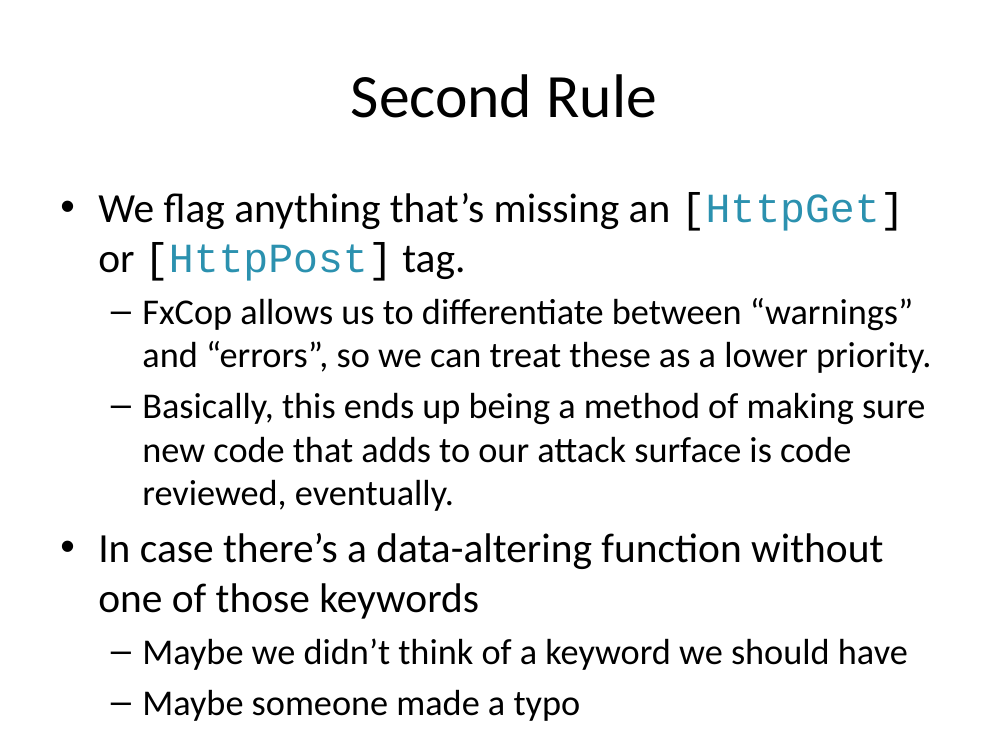
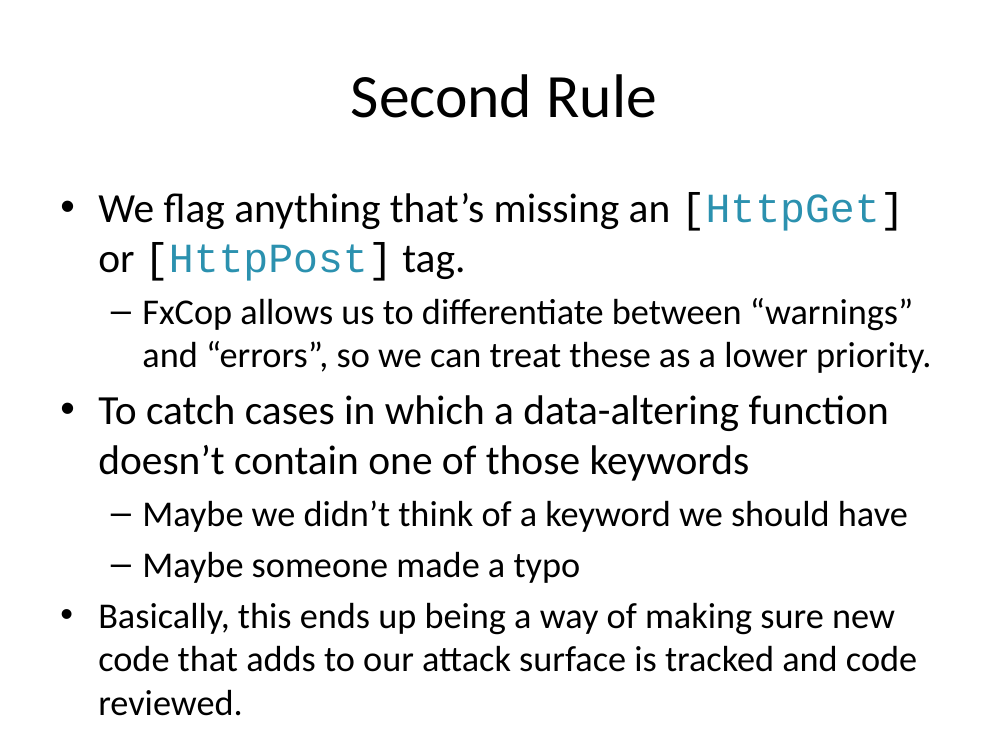
Before and after one commit to Chris-ScoutCorps/FxCop, a slide deck: slide 19 of FxCop.pptx. Drawn at 1008x756 pixels with LibreOffice and Linux fonts; fonts in the diff are those of the drawing; background and template pictures are left out. Boxes give left, top, right and bottom in pixels: in the first picture for what was removed or moved away, otherwise in the second. Text is boxed around its words. In the diff, an @@ line names an element or a change of style, - is before the commit and + after.

```diff
--- a/FxCop.pptx
+++ b/FxCop.pptx
@@ text at [98, 395, 889, 481]: text changed; size 25.9 to 29.6 pt @@
-  – Basically, this ends up being a method of making sure new code that adds to our attack surface is code reviewed, eventually.
-• In case there’s a data-altering function without one of those keywords
+• To catch cases in which a data-altering function doesn’t contain one of those keywords
@@ text at [98, 602, 917, 716]: paragraph added @@
+  • Basically, this ends up being a way of making sure new code that adds to our attack surface is tracked and code reviewed.
```
Also in this commit, not shown: 10 other slides changed, 1 other file.
